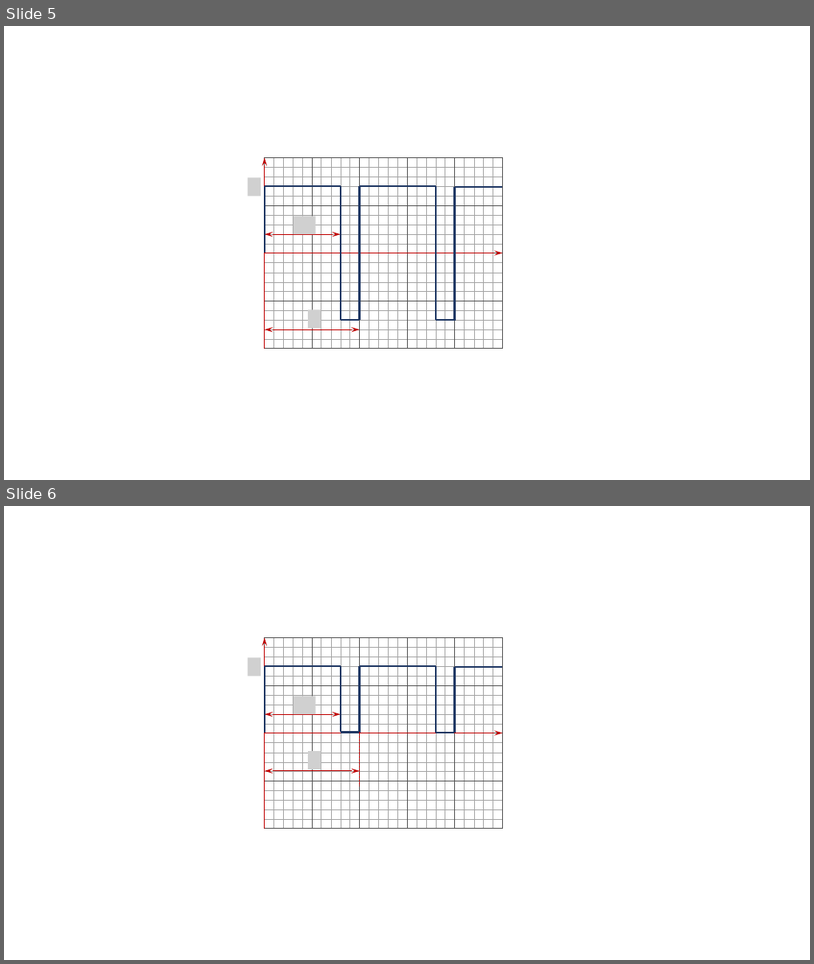
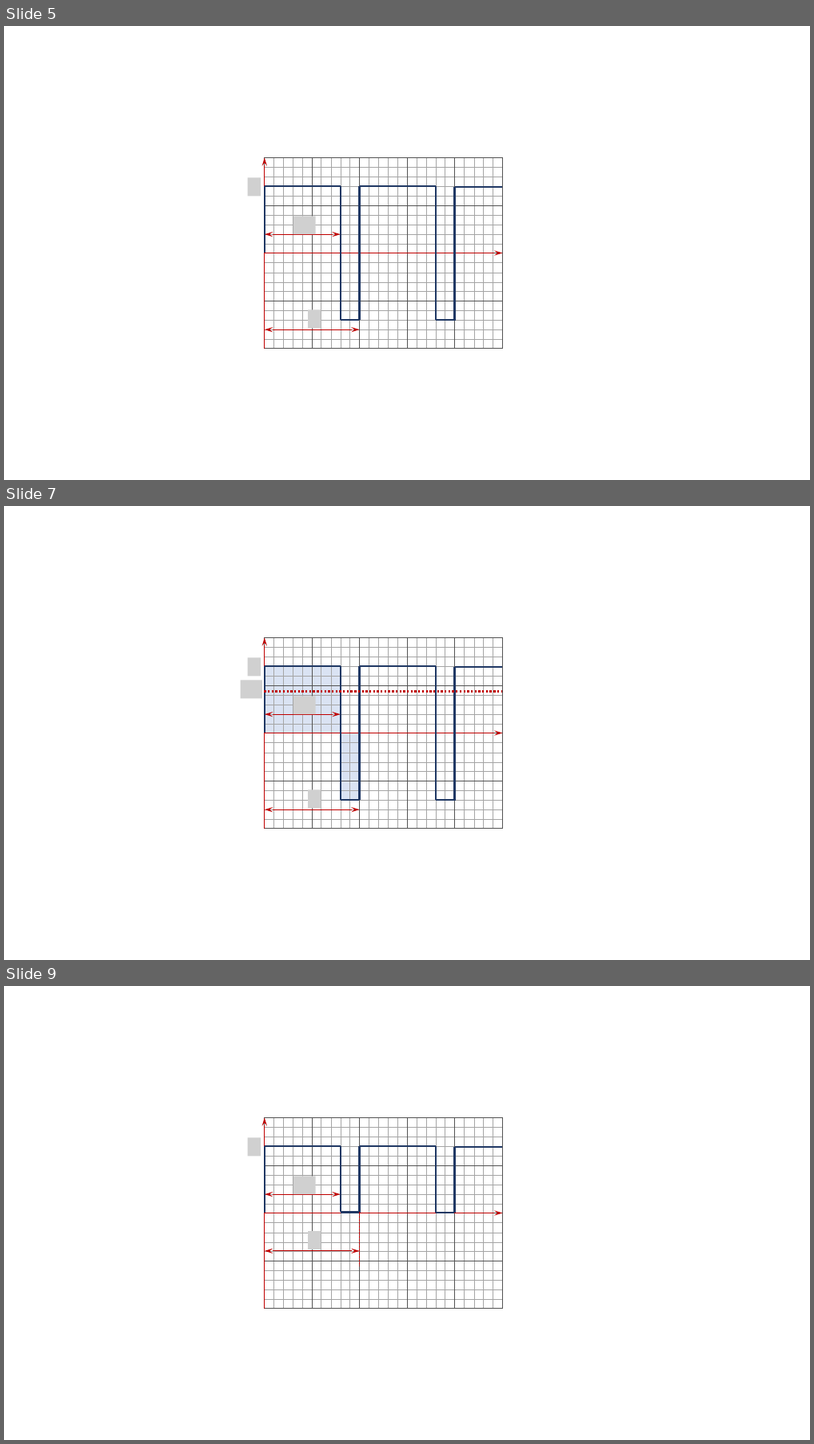
Before and after one commit to xpessoles/PT_GenieElectrique, a slide deck: 04_SourceSinusoidale/04_SourceSinusoidale.pptx. Shown one above the other, each under a label of ours: slides 5 and 6 before the commit, slides 5, 7 and 9 after it; the slides between them are not shown. The pictures are 814x964 and 814x1444 pixels, drawn with LibreOffice and Linux fonts; fonts in the diff are those of the drawing; grey boxes stand for pictures; background and template pictures are left out. Boxes give left, top, right and bottom in pixels: in the first picture for what was removed or moved away, otherwise in the second. Text is boxed around its words. In the diff, an @@ line names an element or a change of style, - is before the commit and + after.

```diff
--- a/04_SourceSinusoidale/04_SourceSinusoidale.pptx
+++ b/04_SourceSinusoidale/04_SourceSinusoidale.pptx
@@ slide 7 added at <box>4,506,810,960</box>, background #FFFFFF @@
@@ arrow added from (265, 828) to (265, 638), #C00000 1 pt @@
@@ group added at <box>274,638,446,828</box>: 16 lines @@
@@ group added at <box>464,638,493,828</box>: 4 lines @@
@@ picture added at <box>248,658,261,676</box> @@
@@ rectangle added at <box>265,666,341,733</box>, fill #DAE3F3 @@
@@ line added from (265, 666) to (265, 732), #203864 2.25 pt @@
@@ group added at <box>265,666,360,800</box>: 4 lines @@
@@ group added at <box>360,666,454,800</box>: 4 lines @@
@@ line added from (454, 667) to (503, 667), #203864 2.25 pt @@
@@ picture added at <box>241,680,262,698</box> @@
@@ line added from (264, 691) to (503, 691), #C00000 2.25 pt dashed @@
@@ group added at <box>265,638,503,828</box>: 7 lines, 1 rectangle @@
@@ picture added at <box>294,696,315,714</box> @@
@@ double arrow added from (265, 714) to (340, 714), #C00000 1 pt @@
@@ arrow added from (265, 733) to (503, 733), #C00000 1 pt @@
@@ rectangle added at <box>340,733,360,800</box>, fill #DAE3F3 @@
@@ picture added at <box>308,790,321,808</box> @@
@@ double arrow added from (265, 810) to (360, 810), #C00000 1 pt @@
@@ group added at <box>265,647,503,819</box>: 16 lines @@
@@ what was slide 6 is now slide 9 @@
```
Also in this commit, not shown: 1 slide changed, 6 other slides added, 3 other files.
